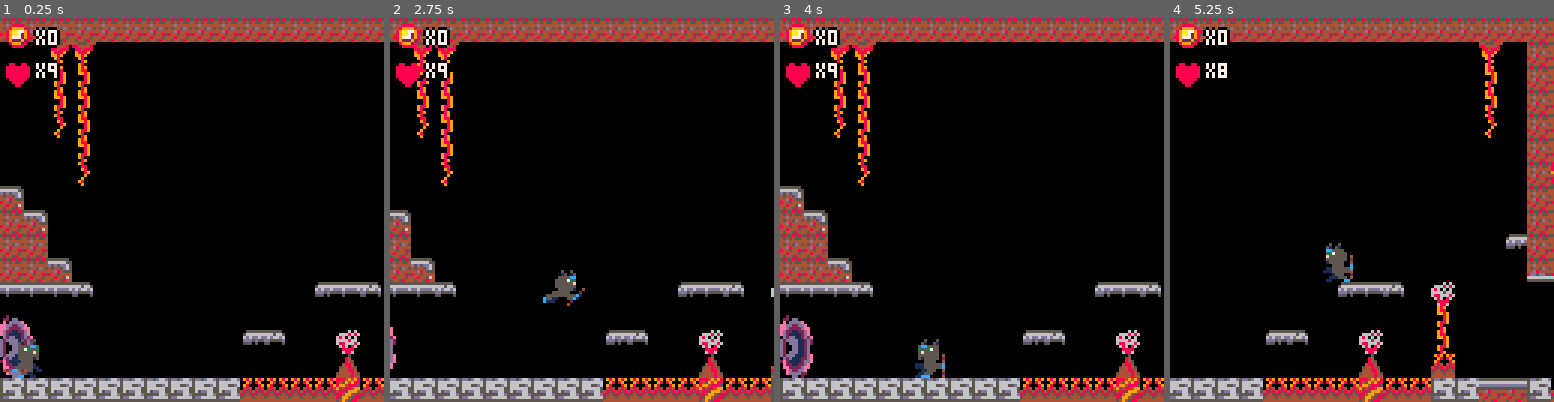
Above: before the commit, frames 1-4 (left to right).
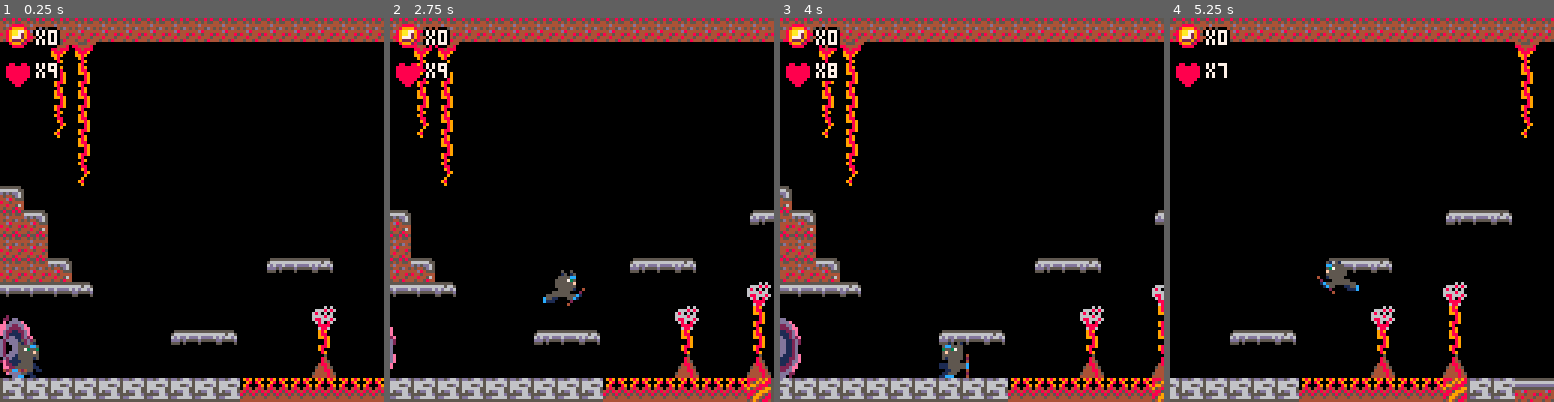
Above: after the commit, the same moments.

Repository: adatechschool/projet-collectif-pico-8-team-chaang
Game: PICO-8 cartridge chavatar.p8
Same seed, same stepped clock (60 frames per second), same inputs: the game is played once before the commit and once after it.
Inputs:
- Up to frame 1 (0.25 s): no input
- Up to frame 2 (2.75 s): tap X (X key) at 0.33, 1.07, 1.85 s; tap O (Z key) at 0.7, 1.7, 2.1, 2.5 s; hold Right 1.6-2.1 s; hold Up 2.15-2.42 s; hold Right from 2.47 s (still down)
- Up to frame 3 (4 s): tap O (Z key) at 2.9, 3.3, 3.7 s; tap X (X key) at 2.97 s; release Right at 3.03 s; hold Left 3.08-3.58 s
- Up to frame 4 (5.25 s): hold Right 4.02-4.68 s; tap X (X key) at 4.08, 5.2 s; tap O (Z key) at 4.1, 4.5, 4.9 s; hold Up 4.73-5.03 s; hold Left from 5.08 s (still down)

The runs differ from the first frame. In frame 1, 3.5% of the frame differs, in the area x 44-100%, y 62-100%; in frame 2, 4.9%; in frame 3, 16%; in frame 4, 17%, in the area x 0-100%, y 0-100%.

Commit message:
Surprise !

Diff:
--- a/chavatar.p8
+++ b/chavatar.p8
@@ -643,24 +643,24 @@
 
 __gff__
 0003030000030300000000000101000100030301020303000000000100000001000000000000000000000000000000010b0803010b0b0b030b0b03030301010100000000000000000000000000000000000000000000000000000000000000000000000000000000000000000000000000000000000000000000000000000000
-0400000000000000000000000000000000000000000000000000000000000000000000000000000000000000000000000000000000000000000000000000000000000000000000000000000000000000000000000000000000000000000000000000000000000000000000000000000000000000000000000000000000000000
+0400000000000000000000000000000000000000000000000000000000000000000000000000000000000000000000000000000000000000000000000000000000000000000000000000000003030303000000000000000000000000030303030000000000000000000000000303030300000000000000000000000003030303
 __map__
 3737373737373737373737373737373737373737373737373737373737373737373737373737373737373737373737373737373737373737373737373737373737373737373737373737373737373737373737373737373737373737373737373737373737373737373737373737373737373737373737373737373737373737
 0000363600000000000000000000000000000036003737353737003600000000000000000000000000000000363737353737320000000000000000003737373732000000000000000000000000000000000000000000353500000000000000000000000000000000000000000000000000000000000000000000000000373537
 0000383800000000000000000000000000000038003737373537003800000000000000000000000000000000383735373737320000000000000000003737373700000000000000000000000000000000000000000000353500000000000000000000000000000000000000000000000000000000000000000000000000353535
 0000383800000000000000000000000000000038003737353737003900000000000000000000000000000000383537373737320000000000000000003237373700000000003a3b3b3c000000000000003a3b3c0000000000000000000000000000000000000000000000000000003a3b3b3b3b3b3b3b3c000000000000373735
-000039380000000000000000000000000000003900373737353700000000000000000000000000000000000039373537373600000000000000000000003737373e3e3f0000003535353b3b3c0000000037373500000000000000000000000000000000000000000000003a3b3535373737373737373737000000000000373735
-00000038000000000000000000000000000000000037373737350000000000000000000000000000000000000037353737380000000000000000000000373737000000000000353535373737000000003737350000000000000000003a3b3b3b35343434353b3b3b3b3b37373737373700000000000000000000310000353535
+000039380000000000000000000000000000003900373737353700000000000000000000000000000000000039373537373600000000000000000000003737373e3e3f0000003535373b3b3c0000000037373500000000000000000000000000000000000000000000003a35353b373737373737373737000000000000373735
+00000038000000000000000000000000000000000037373737350000000000000000000000000000000000000037353737380000000000000000000000373737000000000000353535373737000000003737350000000000000000003a3b3b3b353434353b3b3b3b3b3b37373737373700000000000000000000310000353535
 000000390000000000000000000000000000000000373535373700000000000000000000000000000000000000373735373800000000000000000000003232373b3c0000000000353537353535350000373735000000000000000000323232323232323232323237373737373700000000000000000000000000300000373737
 3c00000000000000000000000000000000000000003737353737000000000000000000000000000000000000003537370039000000000000000000000000003232323c000000003537353537323200003735373e3e3e3e3f0000000000000036003600000000003737373737350000000000003a3b3b3b3b3b3b3b3b3b373737
-373c000000000000000000000000000000000000003737353737000000003a3c000000000000000000000000003537370000000000000000000000000000000000003d3e3f0000003735353700000000373535350000000000000000000000380038000000000037373535373500000000000037353535353535353535353537
-37370000000000000000000000000000000000003d37373537370000000037373b3b3c00000000000000000000323232000000000000000000000000000000000000000000000000373735370000000037373535000000000000000000000038003900000000003737353537350000003a3b3b32323232323232323232323232
-37373c00000000000000000000000000000000000032323232323e3f000037353537370000003d3e3e3e3f00000000000000003d3e3e3f000000003d3e3e3f0000000000000000003735373700003d3e323232000000000000003d3f000000390000000000000037353537373700000032323200000000000000000000000000
-3e3e3e3f0000000000000000003d3e3f00310000000000000000000000003737373737c0c1c2c3c0c1c2c3c0c1c2c3c0c1c2c3c0c1c2c3c0c1c2c3c0c1c2c3c0c1c2c3c0c13a3b3c37353737c1c2c3c0c1c2c3c0c1c2c3c0c1c2c3c0c1c2c3c0c1c2c3c0c1c2c3373535373737c2c3c0c1c2c3000000000000000000c0c1c2c3
-0e0f0000000000000000000000000000003800000000000000000000000037373537373b3cd2d300d1d2d300d1d2d300d1d2d300d1d2d300d1d2d300d1d2d3d0d1d2d33a3b37373737353737d1d2d3d0d1d2d3d0d1d2d3d0d1d2d3d0d1d2d3d0d1d2d3d0d1d2d3373535353735d2d3d0d1d2d3000000000000000000d0d1d2d3
-1e1f00000000000000003d3f000031000038000000000000000000003d3e37353535353737e2e3e0e1e2e3e03a3b3b3b3ce2e3e0e1e2e3e0e1e2e3e0e1e2e3e0e13a3b373735353535353737e1e2e3e0e1e2e3e0e1e2e3e03a3ce3e0e1e2e3e0e1e2e3e0e1e2e3373537353735e2e3e0e1e2e3000000008000000000e0e1e2e3
-2e2f0000000000000000000000003000003400000000000000000000000035353737353737f2f3f0f1f2f33a37373537373cf3f0f1f2f3f0f1f2f3f0f1f2f33a3b3735353737353735353737f1f2f3f0f1f2f3f0f1f23a3b3737f3f0f1f2f3f0f1f2f3f0f1f2f3373535373737f2f3f0f1f2f3000000002d00000000f0f1f2f3
-333333333333333333333434343435343433333b3b3334343433333333333333333333373733353434353333373535353733333334343333353333343433333337373535353537373535373734333333343434333333373737373535353535353535353535353537373535373733333333333333333333333333333333333333
+373c00000000000000000000000000003d3e3f00003737353737000000003a3c000000000000000000000000003537370000000000000000000000000000000000003d3e3f0000003735353700000000373535350000000000000000000000380038000000000037373535373500000000000037353535353535353535353537
+37370000000000000000000000000000000000000037373537370000000037373b3b3c00000000000000000000323232000000000000000000000000000000000000000000000000373735370000000037373535000000000000000000000038003900000000003737353537350000003a3b3b32323232323232323237353735
+37373c00000000000000003d3e3f0000000000000032323232323e3f00003735353737000000003d3e3f0000000000000000003d3f000000000000003d3f000000000000000000003735373700003d3e323232000000000000003d3f000000390000000000000037353537373700000032323200000000000000000037373537
+3e3e3e3f00000000000000000000000031000000000000000000000000003737373737c0c1c2c3c0c1c2c3c0c1c2c3c0c1c2c3c0c1c2c3c0c1c2c3c0c1c2c3c0c1c2c3c0c13a3b3c37353737c1c2c3c0c1c2c3c0c1c2c3c0c1c2c3c0c1c2c3c0c1c2c3c0c1c2c3373535373737c2c3c0c1c2c300000000000000000037353737
+0e0f0000000000000000000000310000380000000000000000000000000037373537373b3cd2d300d1d2d300d1d2d300d1d2d300d1d2d300d1d2d300d1d2d3d0d1d2d33a3b37373737353737d1d2d3d0d1d2d3d0d1d2d3d0d1d2d3d0d1d2d3d0d1d2d3d0d1d2d3373535353735d2d3d0d1d2d3000000000000000000dcdddedf
+1e1f00000000003d3e3f0000003800003800000000000000000000003d3e37353535353737e2e3e0e1e2e3e03a3b3b3b3ce2e3e0e1e2e3e0e1e2e3e0e1e2e3e0e13a3b373735353535353737e1e2e3e0e1e2e3e0e1e2e3e03a3ce3e0e1e2e3e0e1e2e3e0e1e2e3373537353735e2e3e0e1e2e3000000008000000000ecedeeef
+2e2f0000000000000000000000300000300000000000000000000000000035353737353737f2f3f0f1f2f3f037373537373cf3f0f1f2f3f0f1f2f3f0f1f2f33a3b3735353737353735353737f1f2f3f0f1f2f3f0f1f23a3b3737f3f0f1f2f3f0f1f2f3f0f1f2f3373535373737f2f3f0f1f2f3000000002d00000000fcfdfeff
+333333333333333333333434343434343533333b3b3334343433333333333333333333373735353535353535373535353733333334343333353333343433333337373535353537373535373734333333343434333333373737373535353535353535353535353537373535373733333333333333333333333333333333333333
 3333333333333333333333333333333333333333333333333333333333333333333333333333333333333333333333333333333333333333333333333333333333333333333333333333333333333333333333333333333333333333333333333333333333333333373735373333333333333333333333333333333333333333
 2626262626262626262626262626262626262626262626262626262626262626262626262626262626262626262626262626262626262626262626262626262626000000000000000000000000000000000000000000000000000000000000000000000000000000000000000000000000000000000000000000000000000000
 2626262626262626262626262626262626262626262626262626262626262626262626262626262626262626262626262626262626262626262626262626262626000000000000000000000000000000000000000000000000000000000000000000000000000000000000000000000000000000000000000000000000000000
Not shown, changed: 32 lines of the sprite sheet (__gfx__) section of chavatar.p8
